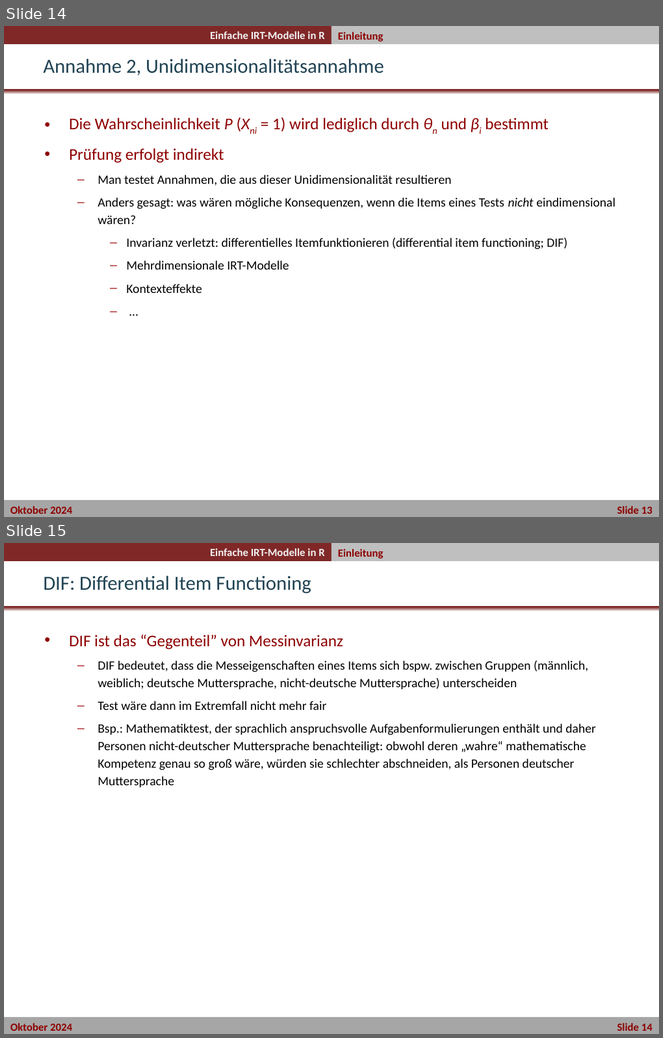
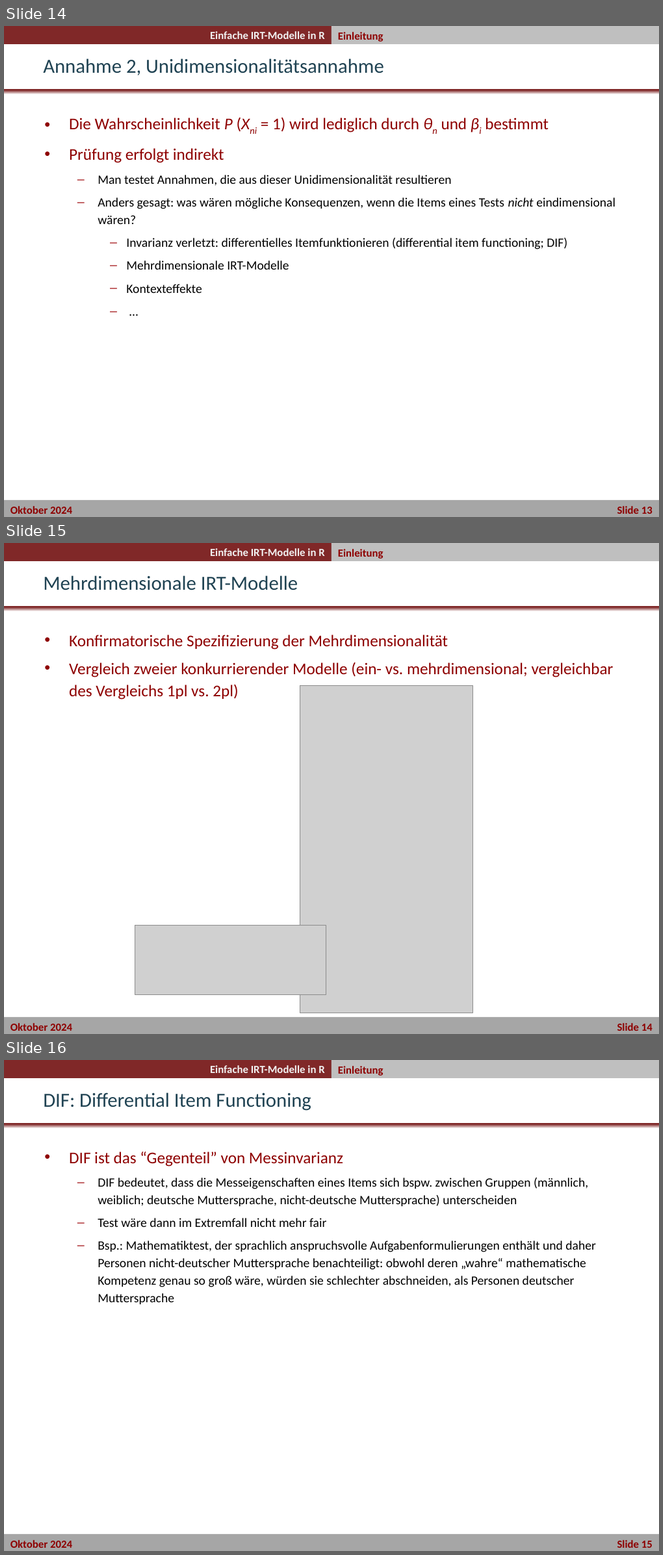
Before and after one commit to nickhaf/IRT_workshop, a slide deck: slides/IRT_Theorie/02_Uebung_einfache_IRT-Modelle_in_R.pptx. Shown one above the other, each under a label of ours: slides 14 and 15 before the commit, slides 14, 15 and 16 after it. The pictures are 663x1038 and 663x1555 pixels, drawn with LibreOffice and Linux fonts; fonts in the diff are those of the drawing; grey boxes stand for pictures; background and template pictures are left out. Boxes give left, top, right and bottom in pixels: in the first picture for what was removed or moved away, otherwise in the second. Text is boxed around its words. In the diff, an @@ line names an element or a change of style, - is before the commit and + after.

Commit message:
prepare eatModel data set for DIF and multidim example

```diff
--- a/slides/IRT_Theorie/02_Uebung_einfache_IRT-Modelle_in_R.pptx
+++ b/slides/IRT_Theorie/02_Uebung_einfache_IRT-Modelle_in_R.pptx
@@ slide 15 added at [4,543,659,1034], background #FFFFFF; not listed: 5 template elements that a slide beside it also shows @@
@@ text added at [338,549,384,559], 12 pt, text #8E0000, bold @@
+Einleitung
@@ title added at [43,575,298,590], 22 pt, text #204353 @@
+Mehrdimensionale IRT-Modelle
@@ text added at [69,635,614,700], 18 pt, text #8E0000 @@
+• Konfirmatorische Spezifizierung der Mehrdimensionalität
+• Vergleich zweier konkurrierender Modelle (ein- vs. mehrdimensional; vergleichbar des Vergleichs 1pl vs. 2pl)
@@ picture added at [300,686,473,1014] @@
@@ picture added at [135,925,326,995] @@
@@ what was slide 15 is now slide 16 @@
@@ text in rectangle at [10,1540,653,1548]: text changed @@
-Oktober 2024 Slide 14
+Oktober 2024 Slide 15
```
Also in this commit, not shown: 9 slides removed, 1 other file.
